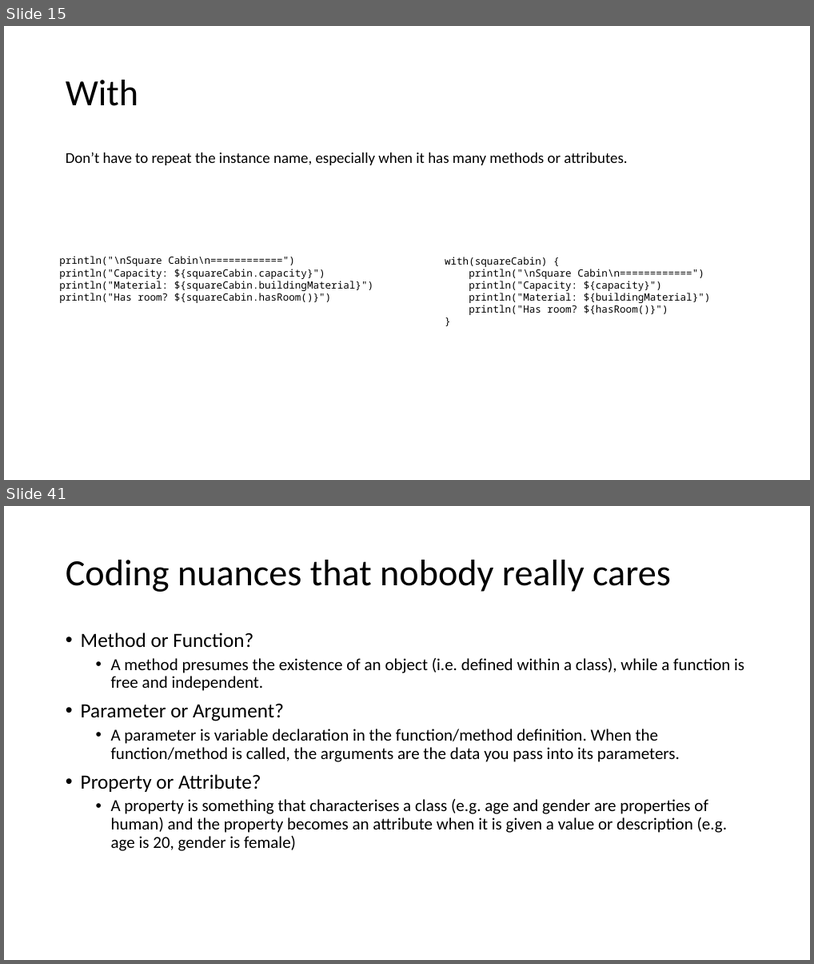
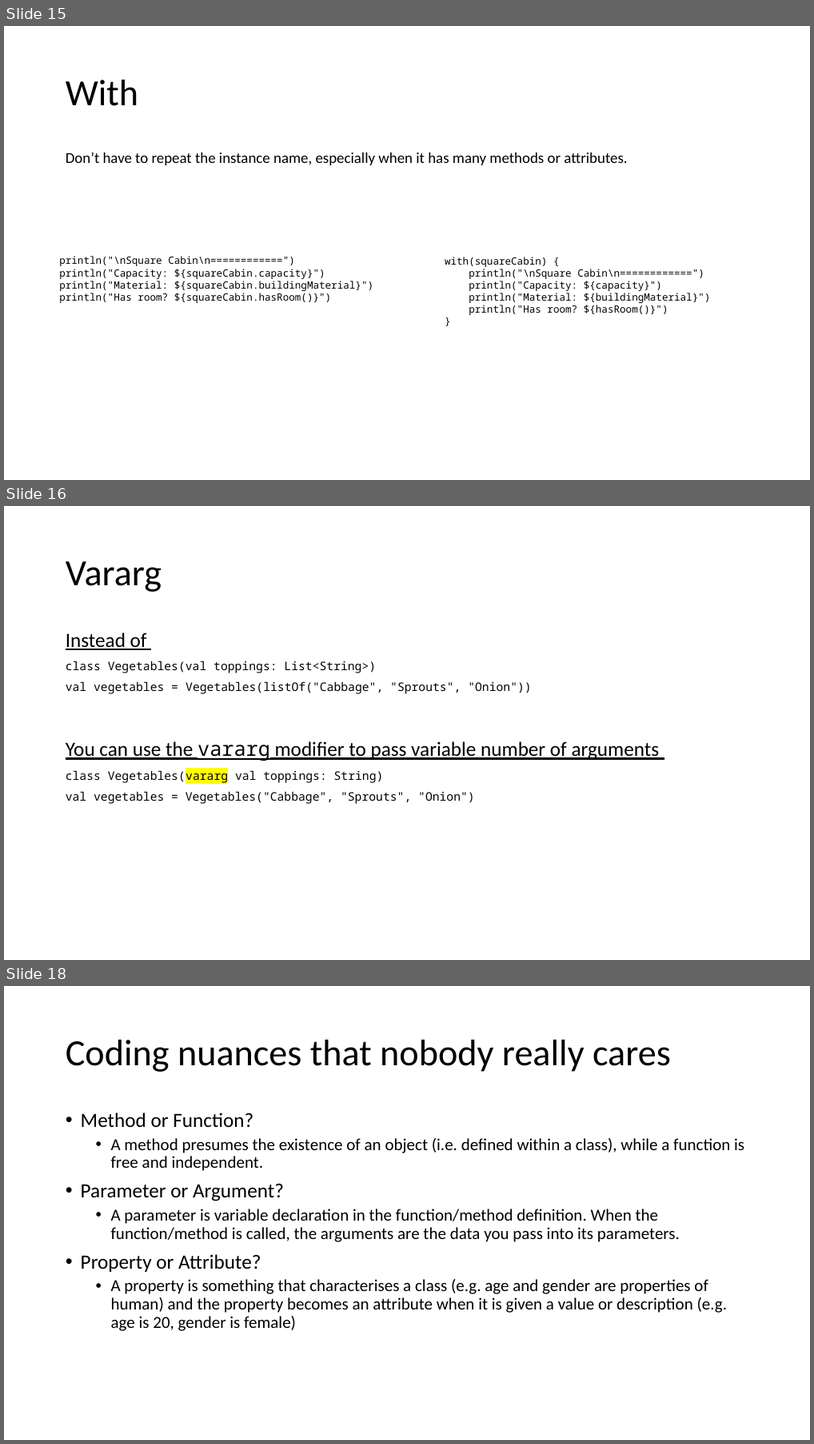
Before and after one commit to joellecorliss/Associate-Android-Developer, a slide deck: Android Basics in Kotlin.pptx. Shown one above the other, each under a label of ours: slides 15 and 41 before the commit, slides 15, 16 and 18 after it; the slides between them are not shown. The pictures are 814x964 and 814x1444 pixels, drawn with LibreOffice and Linux fonts; fonts in the diff are those of the drawing. Boxes give left, top, right and bottom in pixels: in the first picture for what was removed or moved away, otherwise in the second. Text is boxed around its words. In the diff, an @@ line names an element or a change of style, - is before the commit and + after.

```diff
--- a/Android Basics in Kotlin.pptx
+++ b/Android Basics in Kotlin.pptx
@@ slide 16 added at (x1=4, y1=506, x2=810, y2=960), background #FFFFFF @@
@@ title added at (x1=66, y1=561, x2=162, y2=592), 44 pt, text #000000 @@
+Vararg
@@ text added at (x1=66, y1=632, x2=660, y2=804), 14 pt, text #000000 @@
+Instead of
+class Vegetables(val toppings: List<String>)
+val vegetables = Vegetables(listOf("Cabbage", "Sprouts", "Onion"))
+You can use the vararg modifier to pass variable number of arguments
+class Vegetables(vararg val toppings: String)
+val vegetables = Vegetables("Cabbage", "Sprouts", "Onion")
@@ what was slide 41 is now slide 18 @@
```
Also in this commit, not shown: 2 slides changed, 6 other slides added, 1 slide removed.
